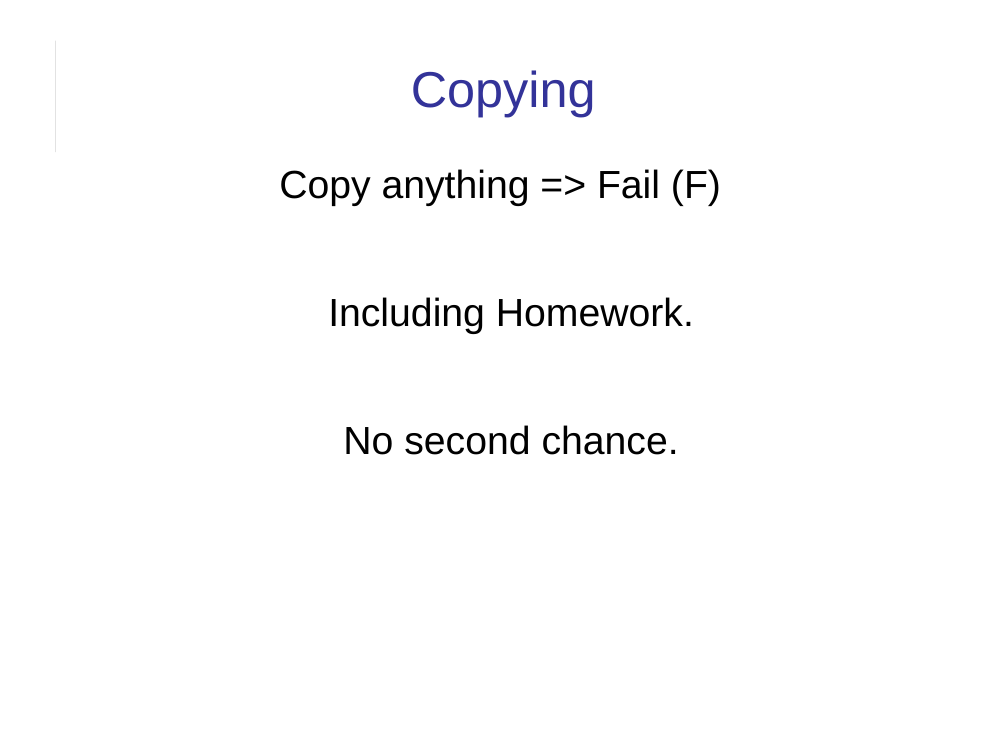
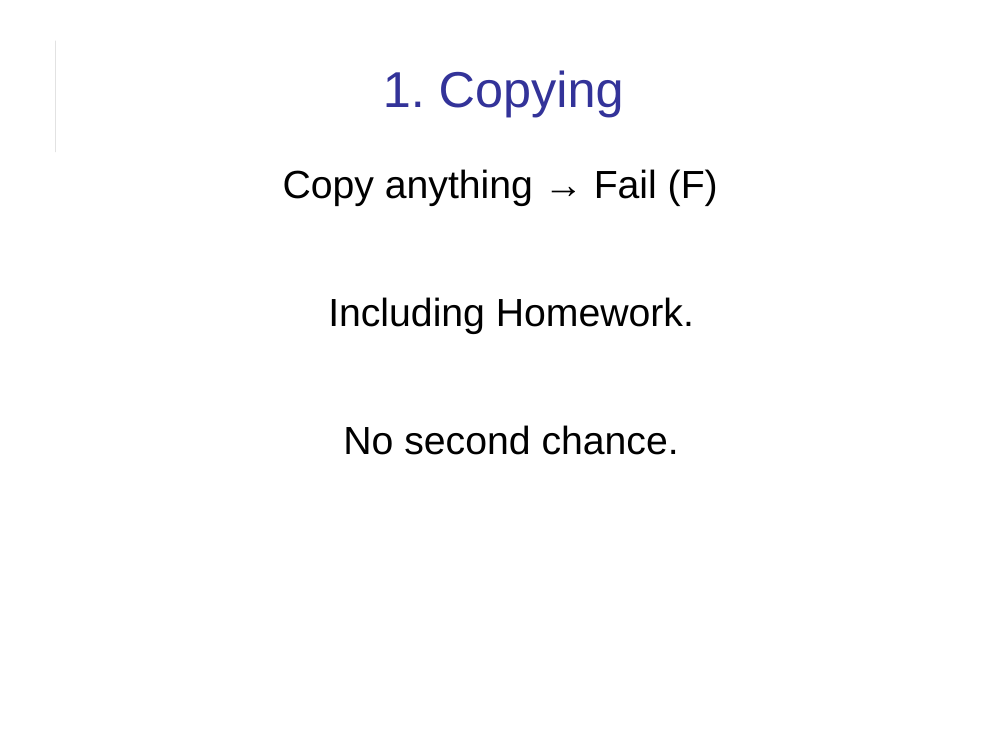
Before and after one commit to cpske/ISP, a slide deck: slide 18 of introduction/Introduction-to-Course.odp (slide 17 before the commit). Drawn at 1008x756 pixels with LibreOffice and Linux fonts; fonts in the diff are those of the drawing. Boxes give left, top, right and bottom in pixels: in the first picture for what was removed or moved away, otherwise in the second. Text is boxed around its words. In the diff, an @@ line names an element or a change of style, - is before the commit and + after.

```diff
--- a/introduction/Introduction-to-Course.odp
+++ b/introduction/Introduction-to-Course.odp
@@ title at box(383, 70, 624, 117): text changed @@
-Copying
+1. Copying
@@ text at box(283, 169, 718, 206): text changed @@
-Copy anything => Fail (F)
+Copy anything → Fail (F)
```
Also in this commit, not shown: 1 other slide changed, 2 slides added, 5 other files.
